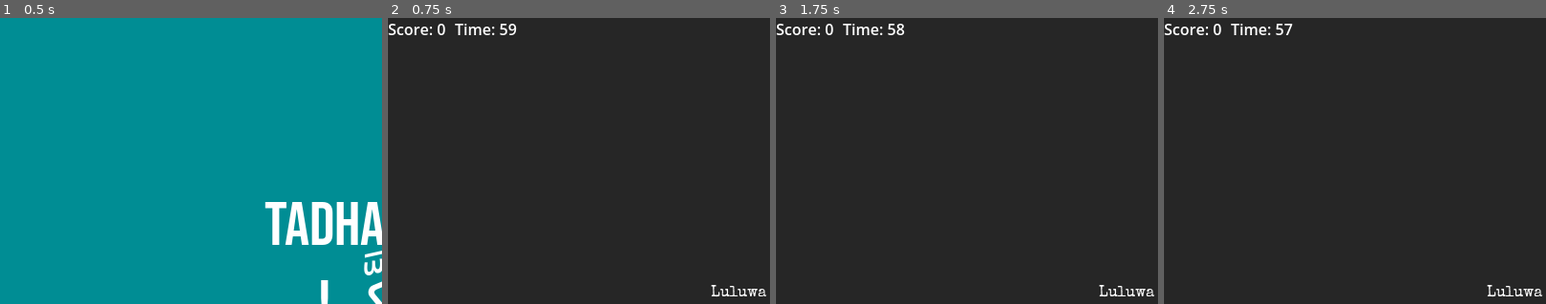
Above: before the commit, frames 1-4 (left to right).
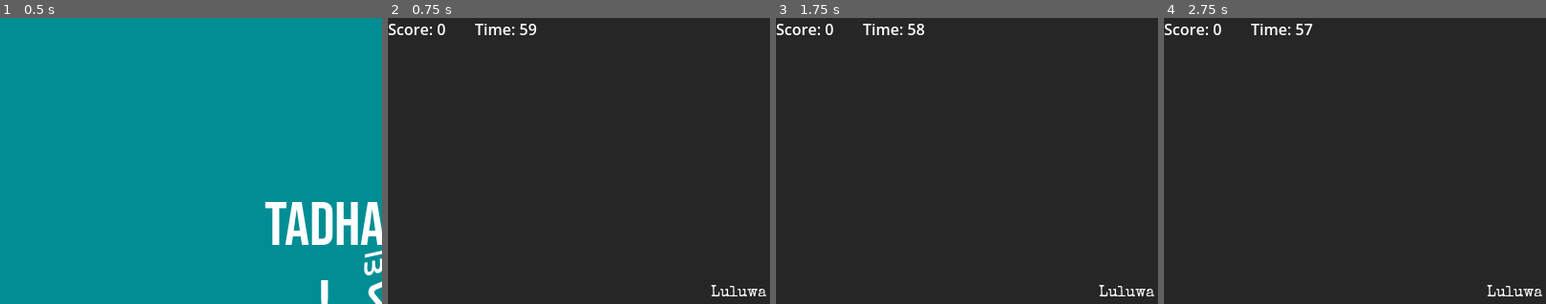
Above: after the commit, the same moments.

Repository: hujow/Uktub
Game: Godot game, scene res://Scenes/main_menu.tscn
The game is run twice, just before and just after one commit, with the same random seed, the same clock (stepped at 60 frames per second) and the same inputs.
Inputs (mouse positions are % of the whole screen's width and height, from its top left):
- Up to frame 1 (0.5 s): no input
- Up to frame 2 (0.75 s): tap Enter at 0.5 s
- Up to frame 3 (1.75 s): click (50, 88) at 1.27 s; type "12" at 1.35 s
- Up to frame 4 (2.75 s): tap Space at 2 s
The pictures show only the part of the screen within x 0-50%, y 0-50%; the shares and areas given below are measured in that part.

Frame 1 is identical in both runs. In frame 2, 0.5% of the frame differs, in the area x 17-39%, y 2-6%; in frame 3, 0.5%; in frame 4, 0.5%.

Commit message:
tweak HUD

Diff:
--- a/Scenes/game.tscn
+++ b/Scenes/game.tscn
@@ -32,13 +32,14 @@
 anchors_preset = 10
 anchor_right = 1.0
 grow_horizontal = 2
-theme_override_constants/separation = 9
+theme_override_constants/separation = 30
 
 [node name="ScoreLabel" type="Label" parent="TopHUD" unique_id=1999010071]
 layout_mode = 2
 
 [node name="TimerLabel" type="Label" parent="TopHUD" unique_id=1957209625]
 layout_mode = 2
+size_flags_horizontal = 8
 
 [node name="CenterText" type="VBoxContainer" parent="." unique_id=959282256]
 layout_mode = 1
